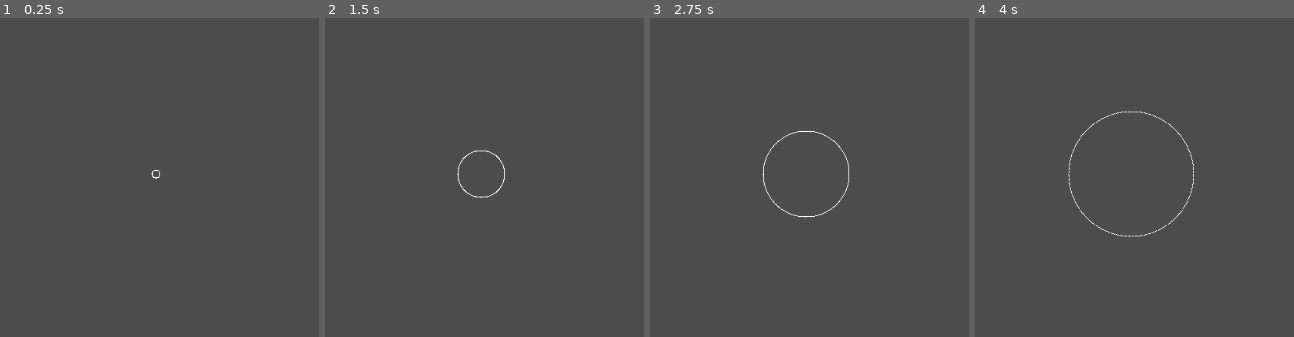
Above: before the commit, frames 1-4 (left to right).
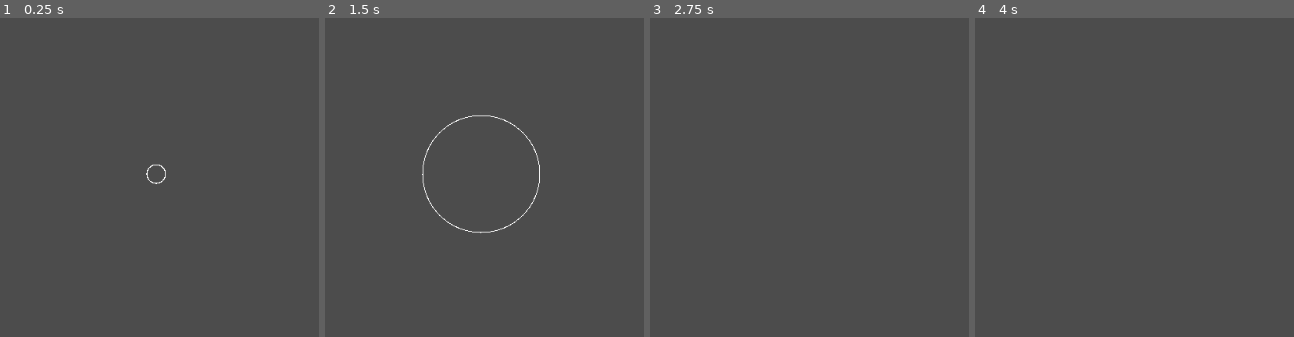
Above: after the commit, the same moments.

Repository: vodpox/ggj2018
Game: Godot game, scene res://Scenes/SoundWave.tscn
Two runs of this game, one before a commit and one after it. Both use one fixed random seed, a clock stepped at 60 frames per second and the inputs below. This scene is started directly instead of the project's main scene.
Inputs (mouse positions are in pixels of both pictures, inside the frame that each line leads up to):
- Up to frame 1 (0.25 s): no input
- Up to frame 2 (1.5 s): move the mouse to (outside the picture) at 0.52 s; press the mouse at (outside the picture) at 0.53 s; hold Right (ui_right) 0.53-1.28 s; move the mouse to (564, 276) at 1.27 s; release the mouse at (564, 276) at 1.28 s; hold Down (ui_down) from 1.28 s (still down); click (564, 276) at 1.35 s
- Up to frame 3 (2.75 s): move the mouse to (outside the picture) at 2.02 s; release Down (ui_down) at 2.03 s; press the mouse at (outside the picture) at 2.03 s; hold Right (ui_right) from 2.03 s (still down)
- Up to frame 4 (4 s): move the mouse to (outside the picture) at 2.77 s; release Right (ui_right) at 2.78 s; release the mouse at (outside the picture) at 2.78 s; hold Up (ui_up) 2.78-3.53 s; click (outside the picture) at 2.85 s; move the mouse to (outside the picture) at 3.52 s; press the mouse at (outside the picture) at 3.53 s; hold Left (ui_left) from 3.53 s (still down)

The runs differ from the first frame. In frame 1, 0.1% of the frame differs, in the area x 45-53%, y 45-53%; in frame 2, 0.7%, in the area x 30-68%, y 30-68%; in frame 3, 0.4%; in frame 4, 0.5%.

Commit message:
WIP2 SoundWave

Diff:
--- a/Scenes/SoundWave.gd
+++ b/Scenes/SoundWave.gd
@@ -1,7 +1,7 @@
 extends Node2D
 
 var endptsTmp = []
-var endpoints = {}
+var endDist = {}
 var endObjects = {}
 var points = []
 var angles = []
@@ -12,7 +12,7 @@
 var deltaTime = 0
 
 func _ready():
-	start(Vector2(200, 200), 50)
+	start(Vector2(200, 200), 100)
 	#_draw()
 
 
@@ -34,10 +34,10 @@
 		$Ray.cast_to = endptsTmp[i]
 		angles.push_back(angle)
 		if $Ray.is_colliding():
-			endpoints[angle] = $Ray.get_collision_point()
+			endDist[angle] = sqrt(pow($Ray.get_collision_point().x-position.x, 2) + pow($Ray.get_collision_point().y-position.y, 2))
 			endObjects[angle] = $Ray.get_collider()
 		else:
-			endpoints[angle] = endptsTmp[i]
+			endDist[angle] = sqrt(pow(endptsTmp[i].x-position.x, 2) + pow(endptsTmp[i].y-position.y, 2))
 			endObjects[angle] = null
 
 	# enpoints don't exactly match the angles
@@ -96,22 +96,27 @@
 
 func _process(delta):
 	var pos
+	var spd
 	deltaTime += delta
 	#print(deltaTime)
-	if deltaTime >= 0.05:
-		deltaTime -= 0.05
+	if r-r1 < 10:
+		spd = 0.05
+	else:
+		spd = 0.02
+	if deltaTime >= spd:
+		deltaTime -= spd
 		points.clear()
 		r1 += 1
 		for i in angles:
 			pos = getPoint(i, r1)
-			#print(pos)
-			if pos == endpoints[i]:
-				print("yep")
+
+			if r1 >= endDist[i]:
+				#print("yep")
 				if endObjects[i] != null:
 					endObjects[i].setIntensity(r1/r)
 				angles.erase(i)
 				endObjects.erase(i)
-				endpoints.erase(i)
+				endDist.erase(i)
 			else:
 				points.push_back(pos)
 	update()
